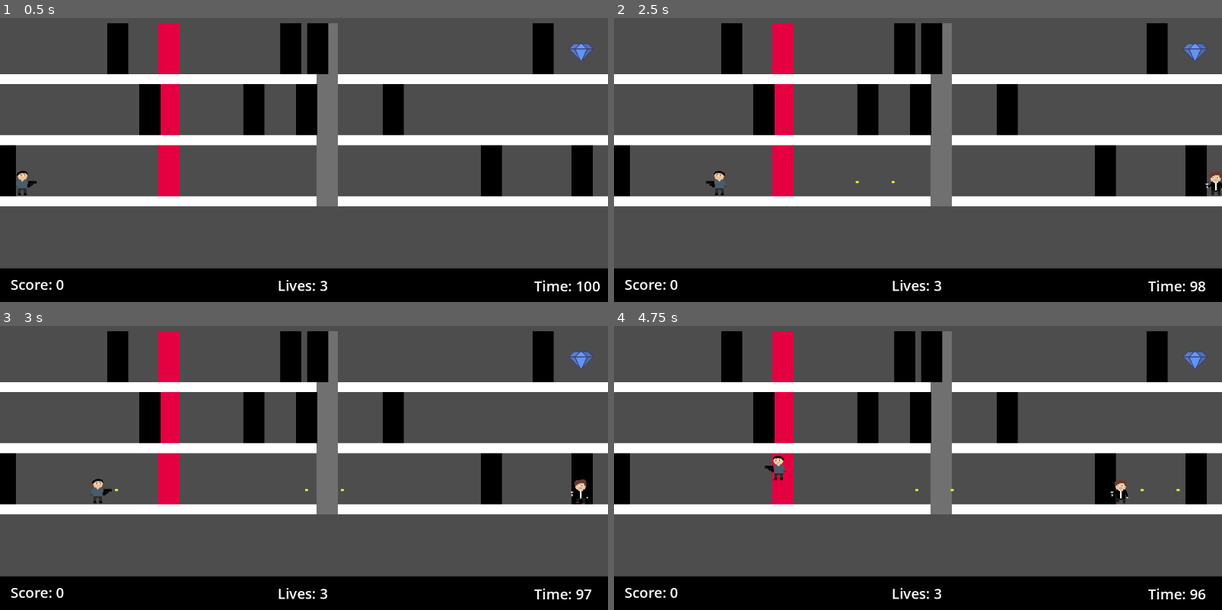
Above: before the commit, frames 1-4 (two rows, left to right).
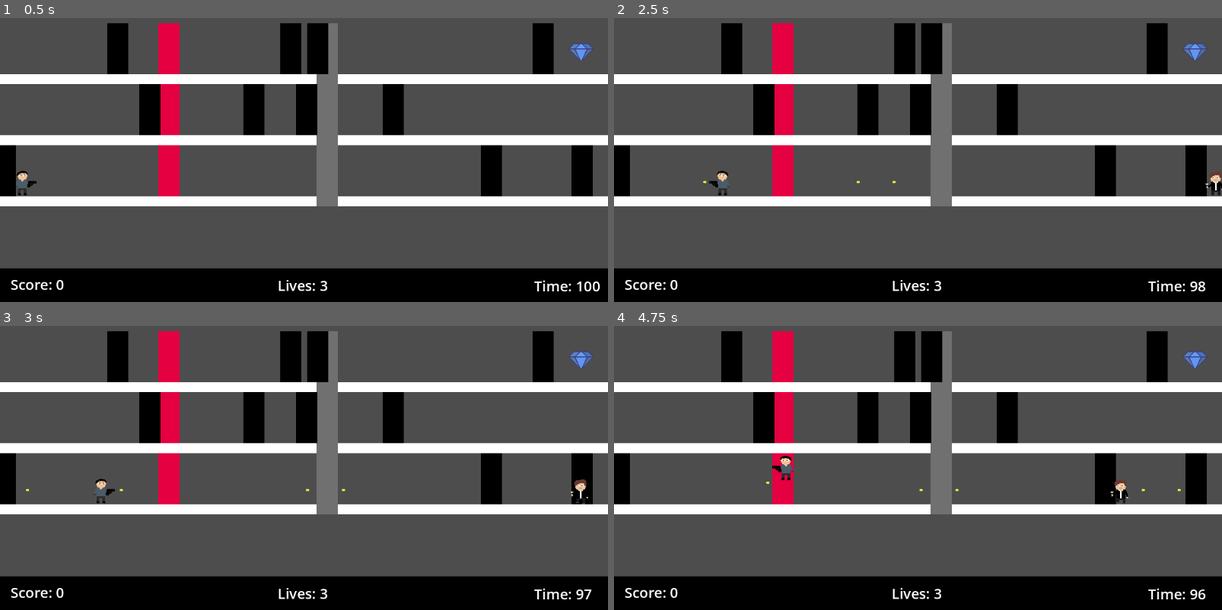
Above: after the commit, the same moments.

Repository: Colonelpanic0/Heist
Game: Godot game, scene res://Scenes/playablenew.tscn
Same seed, same stepped clock (60 frames per second), same inputs: the game is played once before the commit and once after it.
Inputs:
- Up to frame 1 (0.5 s): no input
- Up to frame 2 (2.5 s): tap Enter at 0.5 s; hold D (Right) 0.53-2.03 s; tap 2 (Fire) at 0.6, 1.35, 2.3 s; tap 1 (Jump) at 0.77, 1.52 s; hold A (Left) from 2.03 s (still down); hold Space (Start) from 2.03 s (still down)
- Up to frame 3 (3 s): release A (Left) at 2.78 s; release Space (Start) at 2.78 s; hold D (Right) from 2.78 s (still down); tap 2 (Fire) at 2.85 s
- Up to frame 4 (4.75 s): tap 1 (Jump) at 3.02, 3.77, 4.52 s; tap 2 (Fire) at 3.6, 4.55 s; release D (Right) at 4.28 s; hold A (Left) from 4.28 s (still down); tap Space (Start) at 4.35 s

Frame 1 is identical in both runs. In frame 2, 0.1% of the frame differs, in the area x 14-47%, y 53-63%; in frame 3, 0.2%; in frame 4, 0.3%, in the area x 24-94%, y 45-59%.

Commit message:
GUN
GUN now fires in both directions

Diff:
--- a/heist/Scenes/Player.tscn
+++ b/heist/Scenes/Player.tscn
@@ -2,8 +2,8 @@
 
 [ext_resource type="Script" uid="uid://bslnuks1opjgj" path="res://Scripts/player.gd" id="1_kyqiw"]
 [ext_resource type="SpriteFrames" uid="uid://c1t0i077cccij" path="res://Sprites/Player/Default/Player_Default_Animation.tres" id="2_5ixxa"]
-[ext_resource type="Texture2D" uid="uid://cpsiylfyr8530" path="res://Sprites/gun.png" id="2_kyqiw"]
-[ext_resource type="Script" uid="uid://5a7qlu56fkyl" path="res://Scripts/Gun.gd" id="3_gntrk"]
+[ext_resource type="Texture2D" uid="uid://cpsiylfyr8530" path="res://Sprites/GUN.png" id="2_kyqiw"]
+[ext_resource type="Script" uid="uid://5a7qlu56fkyl" path="res://Scripts/GUN.gd" id="3_gntrk"]
 [ext_resource type="PackedScene" uid="uid://dm4g5rmvjoln" path="res://Scenes/Bullet.tscn" id="5_nn08x"]
 
 [sub_resource type="RectangleShape2D" id="RectangleShape2D_rpqav"]
@@ -32,7 +32,7 @@
 script = ExtResource("3_gntrk")
 player = NodePath("..")
 bullet_prefab = ExtResource("5_nn08x")
-bullet_offset = Vector2(7, -4)
+bullet_offset = Vector2(2, 0)
 bullet_spawn = NodePath("FirePOS")
 
 [node name="FirePOS" type="Node2D" parent="GUN"]
--- a/heist/Scripts/Gun.gd
+++ b/heist/Scripts/Gun.gd
@@ -16,10 +16,14 @@
 		if Singleton.bullets >= 1:
 			#Fire bullet
 			var instance = bullet_prefab.instantiate() #creates an instance
-			#var parent = get_parent()
-			instance.position.x = bullet_spawn.global_position.x * player.get_looking() #+ bullet_offset.x #set position etc.
+
+			instance.position.x = bullet_spawn.global_position.x + (bullet_offset.x * player.get_looking()) #set position etc.
 			instance.position.y = bullet_spawn.global_position.y #+ bullet_offset.y
 			instance.speed = bullet_speed * player.get_looking()
+			if player.get_looking() < 1:
+				instance.get_node("Sprite2D").flip_h = true
+			else:
+				instance.get_node("Sprite2D").flip_h = false
 			get_parent().get_parent().add_child(instance) #adds the instance into the scene
 			pass
 		pass
Not shown, changed: heist/Sprites/gun.png.import
